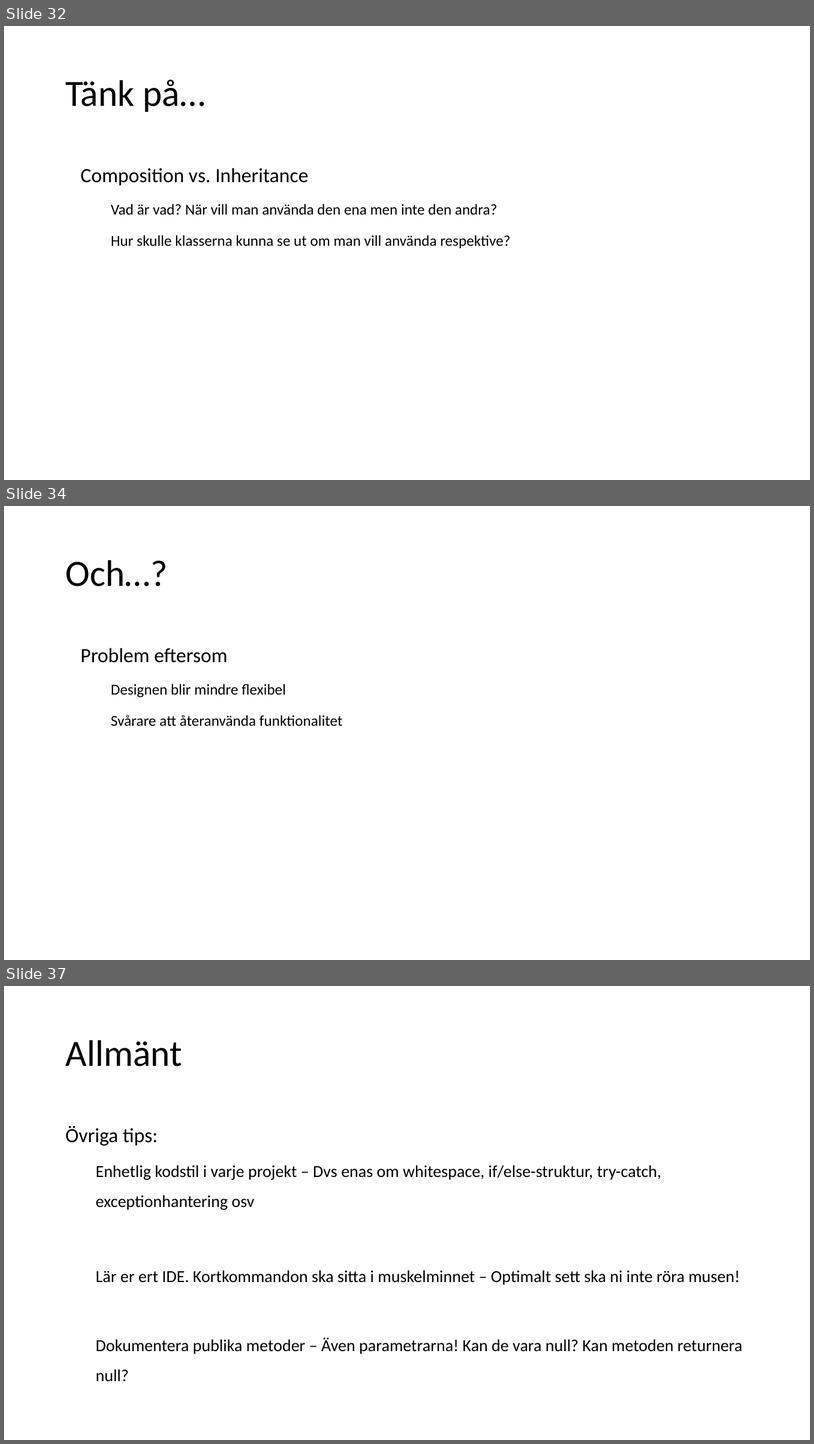
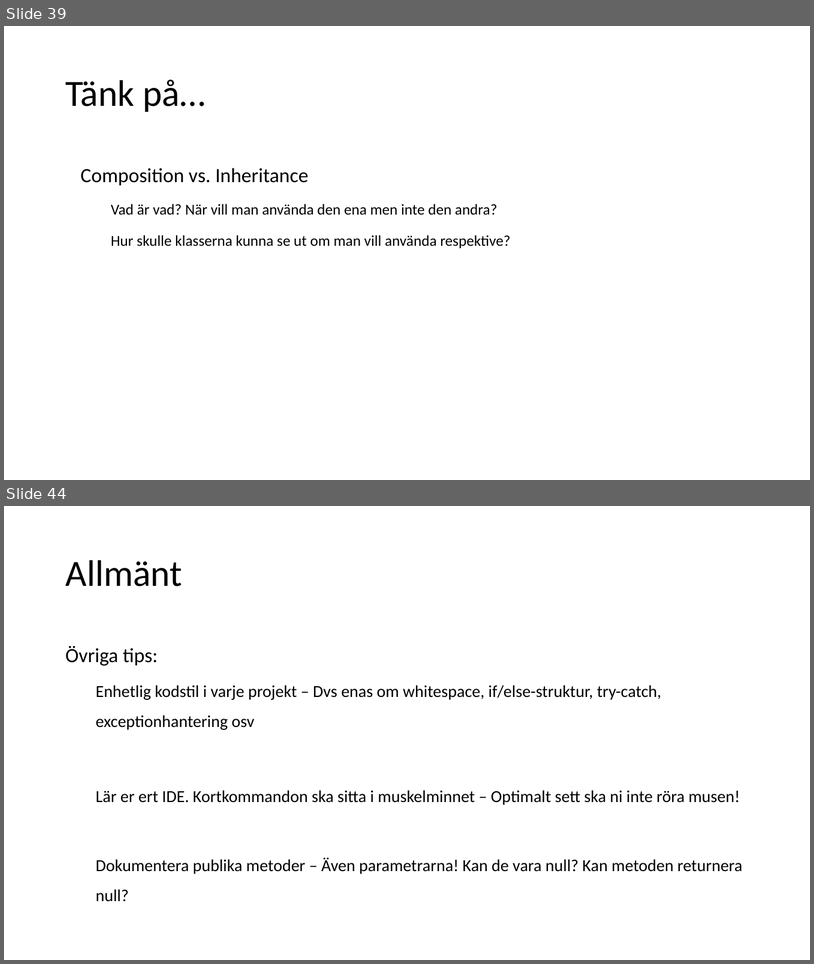
Before and after one commit to aludkiewicz/kodarskolan, a slide deck: Kodarskolan.pptx. Shown one above the other, each under a label of ours: slides 32, 34 and 37 before the commit, slides 39 and 44 after it; the slides between them are not shown. The pictures are 814x1444 and 814x964 pixels, drawn with LibreOffice and Linux fonts; fonts in the diff are those of the drawing. Boxes give left, top, right and bottom in pixels: in the first picture for what was removed or moved away, otherwise in the second. Text is boxed around its words. In the diff, an @@ line names an element or a change of style, - is before the commit and + after.

```diff
--- a/Kodarskolan.pptx
+++ b/Kodarskolan.pptx
@@ slide 34 removed at (4,506,810,960), background #FFFFFF @@
@@ title removed at (65,560,167,586) @@
-Och…?
@@ text removed at (81,648,343,726) @@
-Problem eftersom
-  Designen blir mindre flexibel
-  Svårare att återanvända funktionalitet
@@ what was slide 32 is now slide 39 @@
@@ what was slide 37 is now slide 44 @@
```
Also in this commit, not shown: 8 slides changed, 10 slides added, 1 other slide removed, 1 other file.
